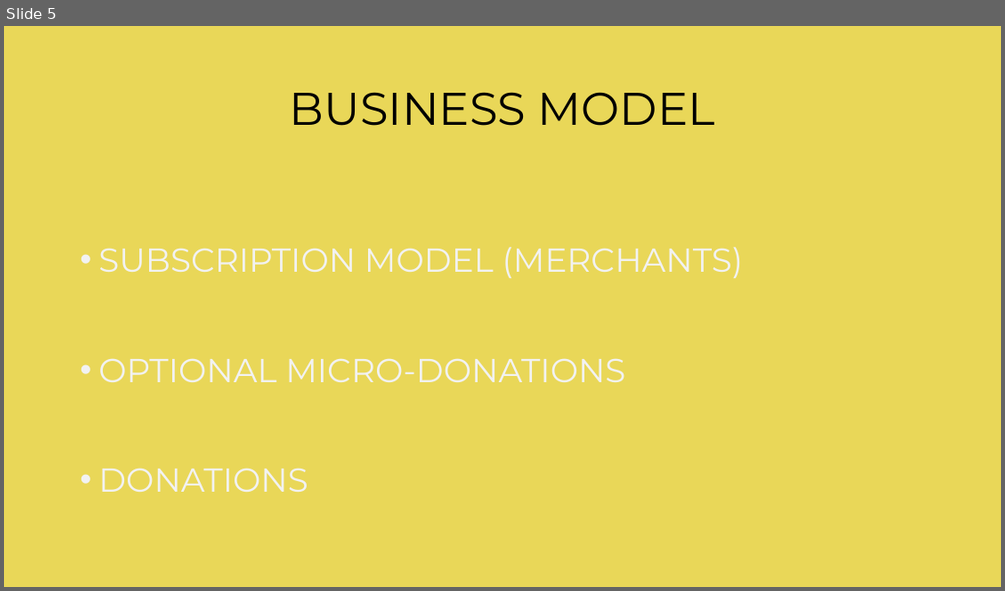
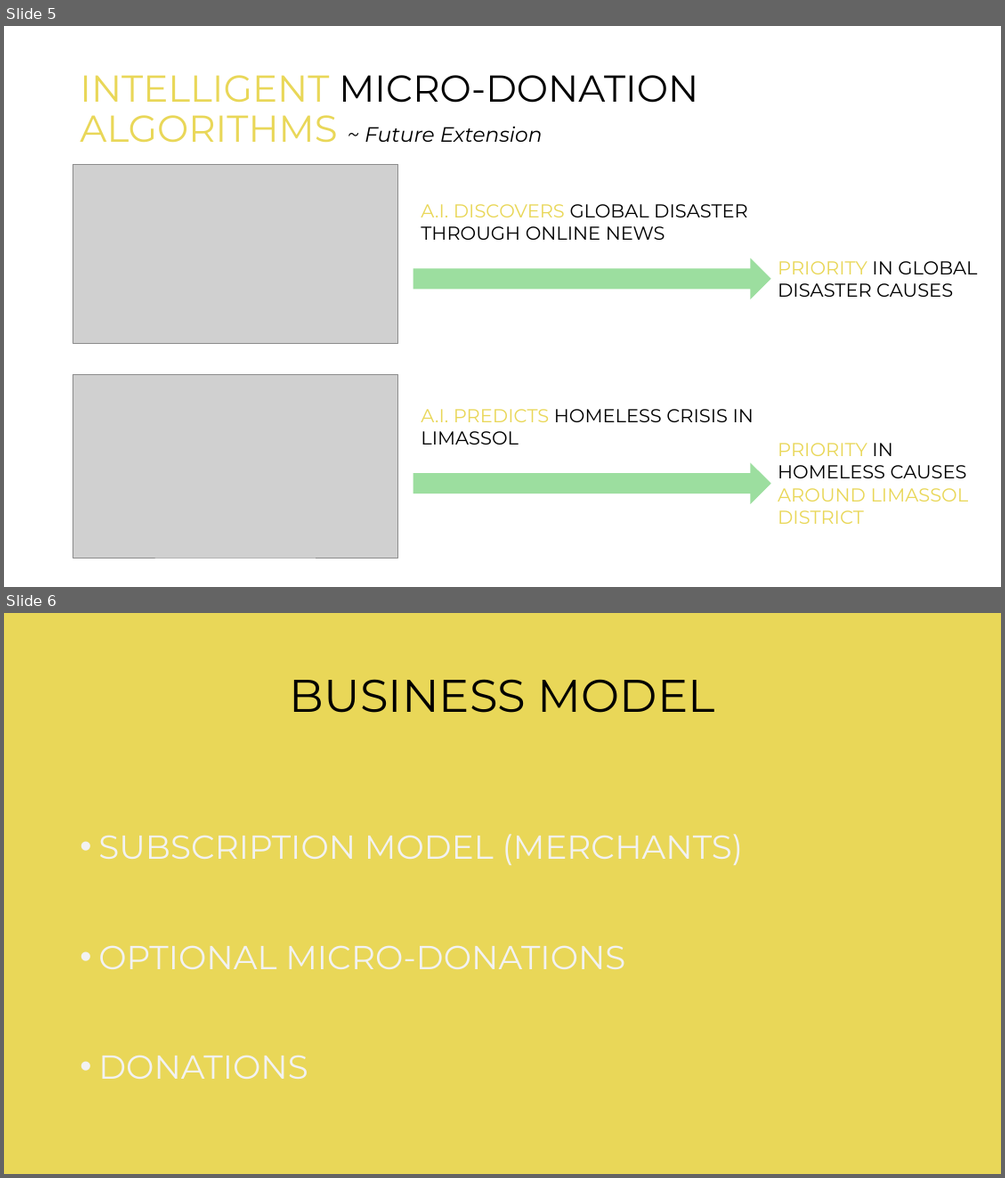
Before and after one commit to BocHackathon-Fintech-3/fasoulifasouli, a slide deck: Material/Pitch.pptx. Shown one above the other, each under a label of ours: slide 5 before the commit, slides 5 and 6 after it. The pictures are 1005x591 and 1005x1178 pixels, drawn with LibreOffice and Linux fonts; fonts in the diff are those of the drawing; grey boxes stand for pictures. Boxes give left, top, right and bottom in pixels: in the first picture for what was removed or moved away, otherwise in the second. Text is boxed around its words. In the diff, an @@ line names an element or a change of style, - is before the commit and + after.

Commit message:
Updated pitch

```diff
--- a/Material/Pitch.pptx
+++ b/Material/Pitch.pptx
@@ slide 5 added at (4,26,1001,587), background #FFFFFF @@
@@ title added at (80,75,698,142), 36 pt, text #000000 @@
+INTELLIGENT MICRO-DONATION ALGORITHMS ~ Future Extension
@@ picture added at (73,164,398,343) @@
@@ text added at (421,204,748,240), 18 pt, text #000000 @@
+A.I. DISCOVERS GLOBAL DISASTER THROUGH ONLINE NEWS
@@ right arrow added at (413,259,770,298), fill #9CDE9F, outline #9CDE9F 1 pt @@
@@ text added at (777,261,977,297), 18 pt, text #000000 @@
+PRIORITY IN GLOBAL DISASTER CAUSES
@@ picture added at (73,375,398,557) @@
@@ text added at (421,409,753,444), 18 pt, text #000000 @@
+A.I. PREDICTS HOMELESS CRISIS IN LIMASSOL
@@ text added at (777,443,969,524), 18 pt, text #E9D758 @@
+PRIORITY IN HOMELESS CAUSES AROUND LIMASSOL DISTRICT
@@ right arrow added at (413,464,770,503), fill #9CDE9F, outline #9CDE9F 1 pt @@
@@ what was slide 5 is now slide 6 @@
```
Also in this commit, not shown: 1 other file.
